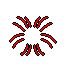
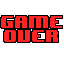
Layered file, before and after one edit (64x64). Changes by layer:
added group "Misc" with 2 layers above "Health" over <box>0,15,63,56</box>
added layer "Game Over" in group "Misc" over <box>0,15,63,43</box>
hid "Boom", moved it into group "Misc" over <box>9,16,57,56</box>
